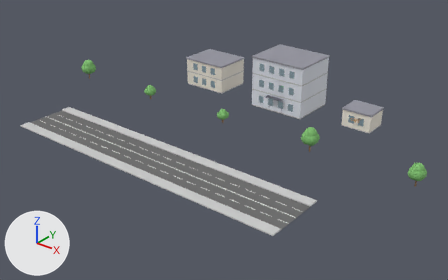
Renders of the glTF model output/city_block.gltf from each side of a commit.
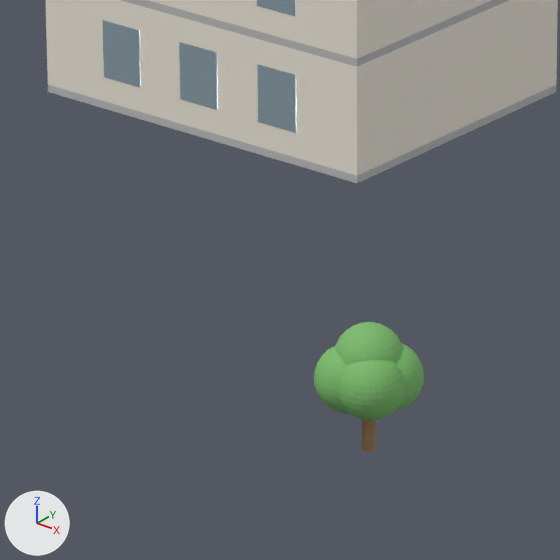
The first picture shows the older version from a 50 mm lens placed at (70.5, -103.7, 50.7), pointed at (3.4, -19.9, -1.3). The close-ups show both versions on the part from 41% to 54% of the width and 26% to 48% of the height of that picture; other places that the commit changed are outside them. Arrows for +X, +Y and +Z are at lower left; the lights stay in place. Where no turn or scale is listed for an object, it has been applied to the vertices. Vertices at the same position are counted once.

The scene before the commit, as lines of its bpy script (objects in view):
```python
ob_floor_2_wall_right = bpy.data.objects.new('Floor_2_Wall_Right', me_cube_014)
ob_floor_2_wall_right.location = (-10.07, 0.0, 4.6)
ob_tree_2_leaves_0 = bpy.data.objects.new('Tree_2_Leaves_0', me_sphere_010)
ob_tree_2_leaves_0.location = (0.0, -16.0, 2.15)
ob_tree_2_leaves_1 = bpy.data.objects.new('Tree_2_Leaves_1', me_sphere_011)
ob_tree_2_leaves_1.location = (0.3, -15.7, 1.69)
ob_tree_2_leaves_3 = bpy.data.objects.new('Tree_2_Leaves_3', me_sphere_013)
ob_tree_2_leaves_3.location = (0.3, -16.3, 1.69)
ob_tree_2_leaves_4 = bpy.data.objects.new('Tree_2_Leaves_4', me_sphere_014)
ob_tree_2_leaves_4.location = (-0.3, -16.3, 1.69)
# also in view: 'Floor_1_Slab' at (-15.0, 0.0, 0.1); 'Floor_1_Window_Front_2' at (-12.5, -3.9, 1.6); 'Floor_1_Window_Front_1' at (-15.0, -3.9, 1.6); 'Floor_1_Window_Front_0' at (-17.5, -3.9, 1.6); 'Floor_2_Slab' at (-15.0, 0.0, 3.1)
```
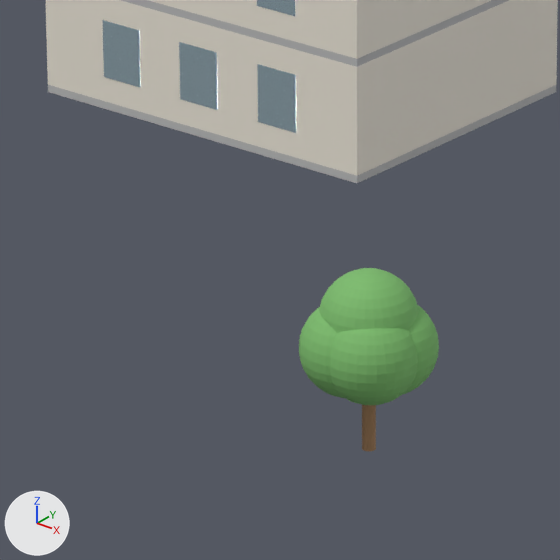
Where the newer file only moved an object's origin or applied its transform, the numbers keep the older frame.

Edits to the bpy script that builds the scene:
```text
Change me_sphere_010:
    used by ob_tree_2_leaves_0; location = (0.0, -16.0, 2.15)
    remove me_sphere_010.from_pydata(...)  # 482 vertices, 960 faces; spans x -0.77..0.77, y -0.77..0.77, z -0.77..0.77
    add me_sphere_010.from_pydata(...)  # 482 vertices, 960 faces; spans x -1.09..1.09, y -1.09..1.09, z -1.09..1.09
    me_sphere_010 part 1: 482 of 482 vertices moved; they spanned x -0.77..0.77, y -0.77..0.77, z -0.77..0.77 and now span x -1.09..1.09, y -1.09..1.09, z -1.09..1.09; mean shift (0.0, 0.0, 0.0); largest move (0.0, 0.54, -0.54) -> (0.0, 1.09, 0.0)
Change me_sphere_011:
    used by ob_tree_2_leaves_1; location = (0.3, -15.7, 1.69)
    remove me_sphere_011.from_pydata(...)  # 482 vertices, 960 faces; spans x -0.77..0.77, y -0.77..0.77, z -0.77..0.77
    add me_sphere_011.from_pydata(...)  # 482 vertices, 960 faces; spans x -1.09..1.09, y -1.09..1.09, z -1.09..1.09
    me_sphere_011 part 2: 482 of 482 vertices moved; they spanned x -0.77..0.77, y -0.77..0.77, z -0.77..0.77 and now span x -1.09..1.09, y -1.09..1.09, z -1.09..1.09; mean shift (0.0, 0.0, 0.0); largest move (0.0, 0.54, -0.54) -> (0.0, 1.09, 0.0)
Change me_sphere_013:
    used by ob_tree_2_leaves_3; location = (0.3, -16.3, 1.69)
    remove me_sphere_013.from_pydata(...)  # 482 vertices, 960 faces; spans x -0.77..0.77, y -0.77..0.77, z -0.77..0.77
    add me_sphere_013.from_pydata(...)  # 482 vertices, 960 faces; spans x -1.09..1.09, y -1.09..1.09, z -1.09..1.09
    me_sphere_013 part 3: 482 of 482 vertices moved; they spanned x -0.77..0.77, y -0.77..0.77, z -0.77..0.77 and now span x -1.09..1.09, y -1.09..1.09, z -1.09..1.09; mean shift (0.0, 0.0, 0.0); largest move (0.0, 0.54, -0.54) -> (0.0, 1.09, 0.0)
Change me_sphere_014:
    used by ob_tree_2_leaves_4; location = (-0.3, -16.3, 1.69)
    remove me_sphere_014.from_pydata(...)  # 482 vertices, 960 faces; spans x -0.77..0.77, y -0.77..0.77, z -0.77..0.77
    add me_sphere_014.from_pydata(...)  # 482 vertices, 960 faces; spans x -1.09..1.09, y -1.09..1.09, z -1.09..1.09
    me_sphere_014 part 4: 482 of 482 vertices moved; they spanned x -0.77..0.77, y -0.77..0.77, z -0.77..0.77 and now span x -1.09..1.09, y -1.09..1.09, z -1.09..1.09; mean shift (0.0, 0.0, 0.0); largest move (0.0, 0.54, -0.54) -> (0.0, 1.09, 0.0)
Change ob_tree_2_leaves_0:
    ob_tree_2_leaves_0.location: (0.0, -16.0, 2.15) -> (0.0, -16.0, 3.06)
Change ob_tree_2_leaves_1:
    ob_tree_2_leaves_1.location: (0.3, -15.7, 1.69) -> (0.3, -15.7, 2.4)
Change ob_tree_2_leaves_3:
    ob_tree_2_leaves_3.location: (0.3, -16.3, 1.69) -> (0.3, -16.3, 2.4)
Change ob_tree_2_leaves_4:
    ob_tree_2_leaves_4.location: (-0.3, -16.3, 1.69) -> (-0.3, -16.3, 2.4)
```

Pixel boxes (x1, y1, x2, y2) of what changed, in the close-ups (560 x 560 px):
'Tree_2_Leaves_0', reshaped, moved (46% wider, 50% taller)
    before: (335, 322, 403, 365)
    after: (319, 268, 419, 333)
'Tree_2_Leaves_3', reshaped, moved
    before: (340, 360, 405, 421)
    after: (329, 328, 418, 405)
'Tree_2_Leaves_4', reshaped, moved
    before: (314, 346, 350, 414)
    after: (299, 307, 344, 398)
'Tree_2_Leaves_1', reshaped, moved
    before: (396, 344, 424, 411)
    after: (404, 305, 439, 394)
